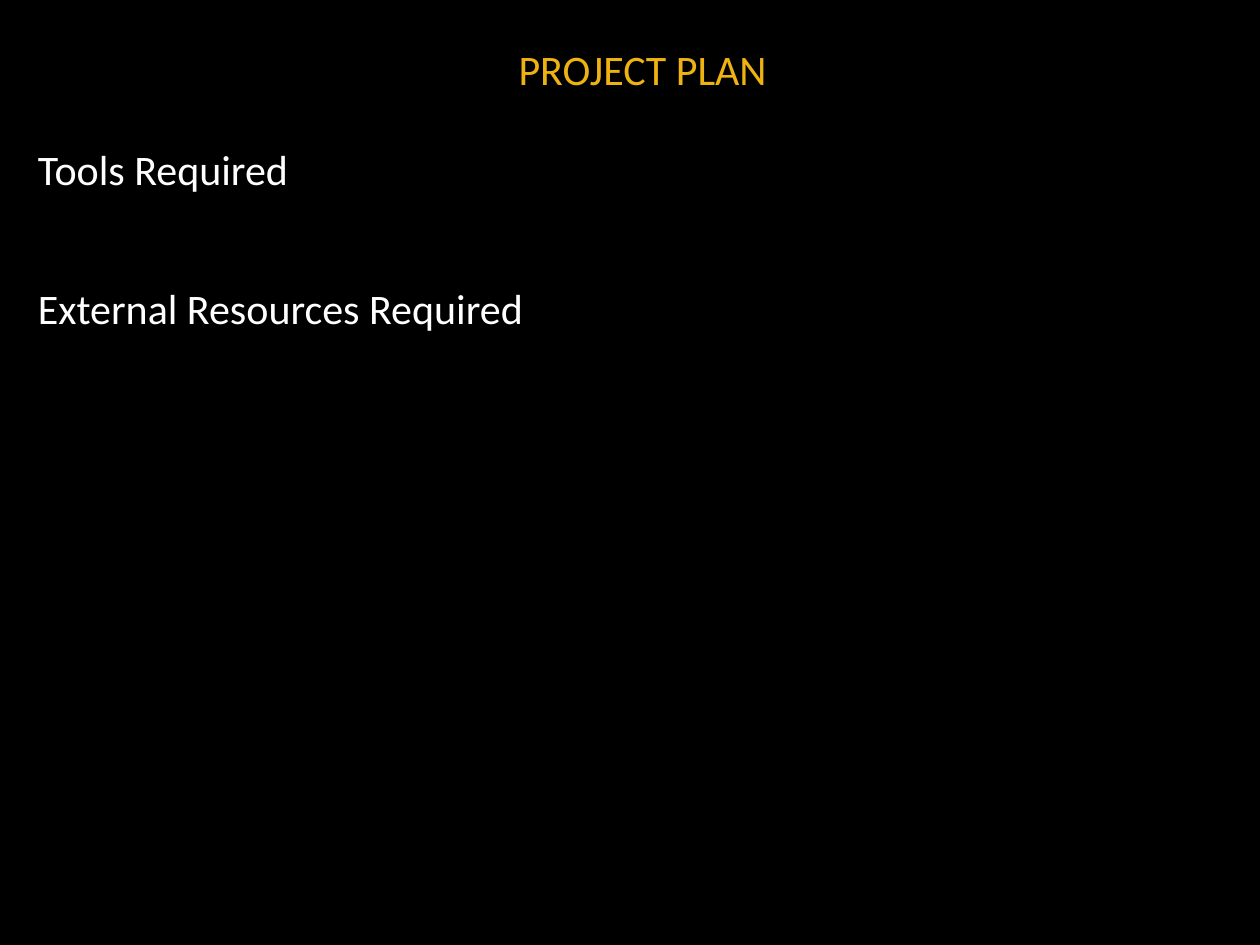
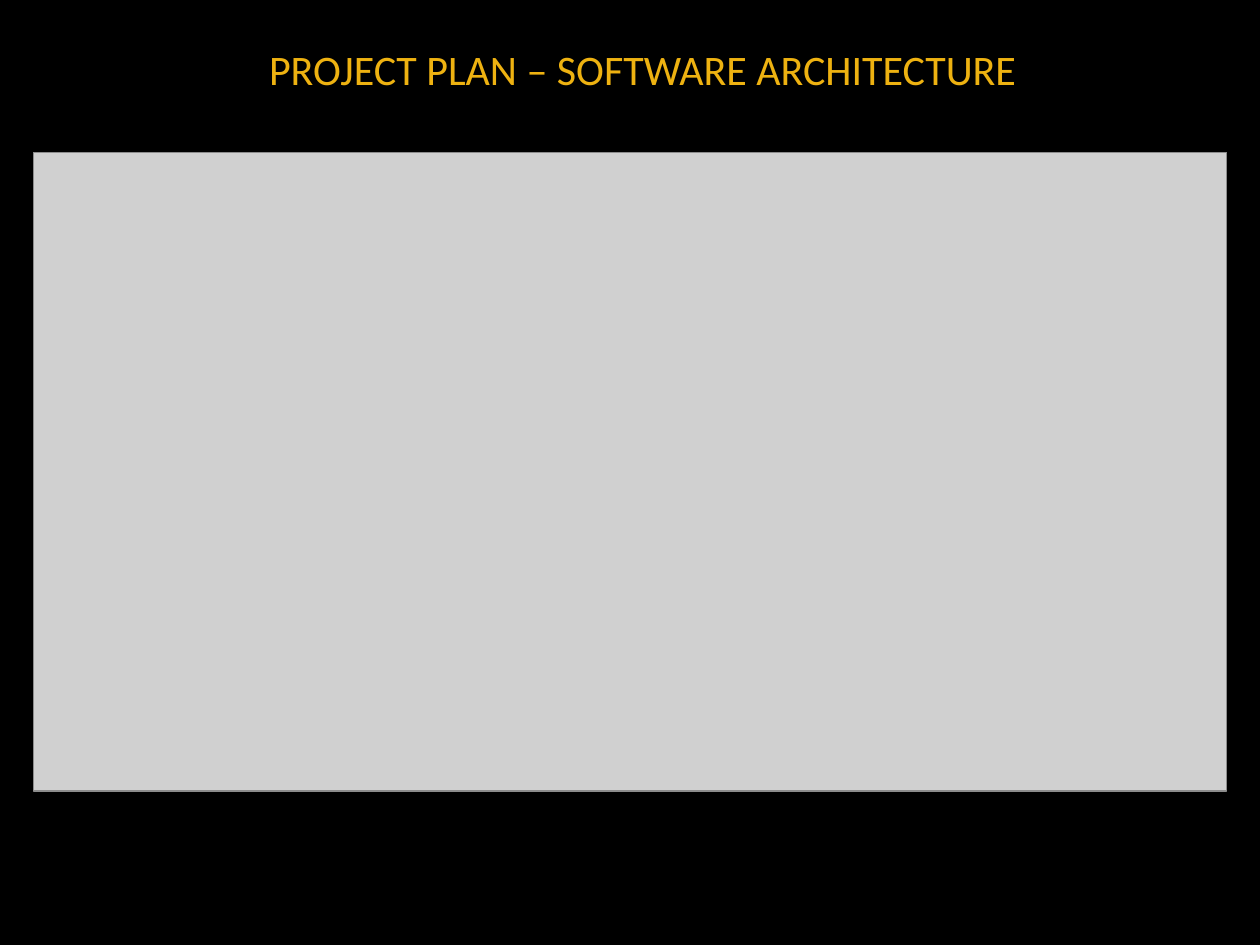
Before and after one commit to noanadler/RockStars, a slide deck: slide 17 of Deliverable1/Docs/TopicPresentation.pptx. Drawn at 1260x945 pixels with LibreOffice and Linux fonts; fonts in the diff are those of the drawing; grey boxes stand for pictures; background and template pictures are left out. Boxes give left, top, right and bottom in pixels: in the first picture for what was removed or moved away, otherwise in the second. Text is boxed around its words. In the diff, an @@ line names an element or a change of style, - is before the commit and + after.

Commit message:
Added software architecture slide

```diff
--- a/Deliverable1/Docs/TopicPresentation.pptx
+++ b/Deliverable1/Docs/TopicPresentation.pptx
@@ title at <box>269,57,1016,86</box>: text changed @@
-PROJECT PLAN
+PROJECT PLAN – SOFTWARE ARCHITECTURE
@@ picture added at <box>33,152,1226,791</box> @@
@@ text removed at <box>38,155,523,331</box> @@
-Tools Required
-External Resources Required
```
